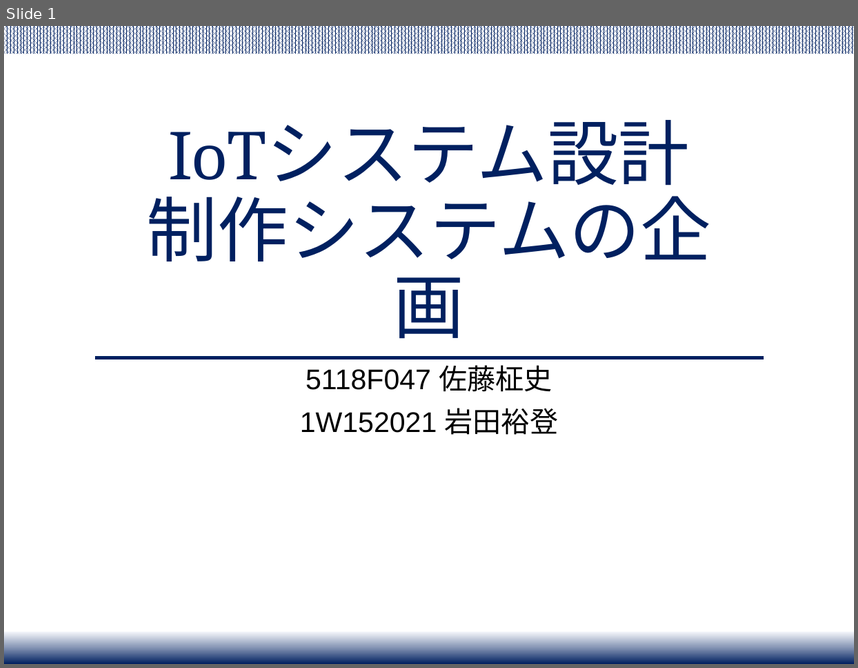
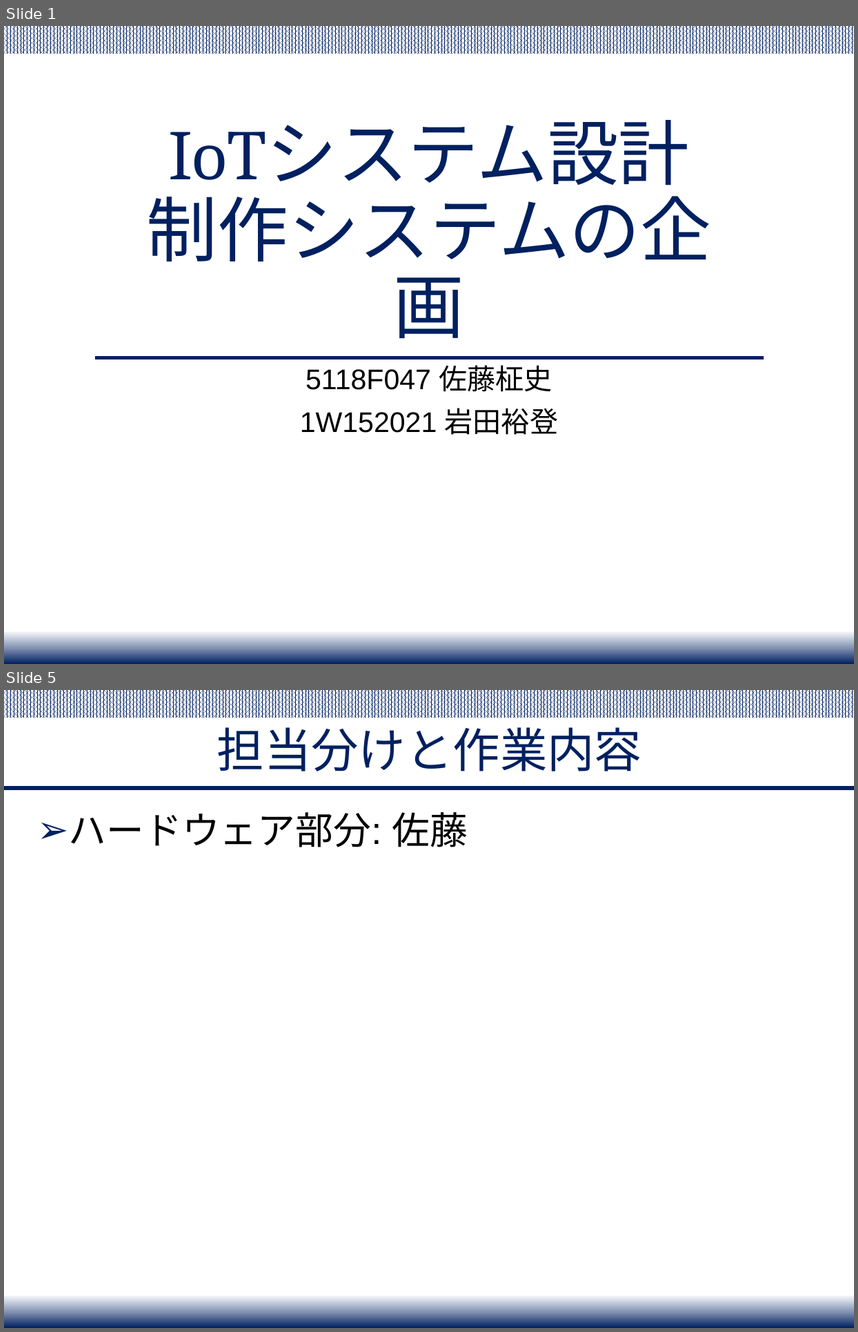
Before and after one commit to Yuchan4342/iot-system-project, a slide deck: presentation/IoT_project_presentation.pptx. Shown one above the other, each under a label of ours: slide 1 before the commit, slides 1 and 5 after it; the slides between them are not shown. The pictures are 858x668 and 858x1332 pixels, drawn with LibreOffice and Linux fonts; fonts in the diff are those of the drawing. Boxes give left, top, right and bottom in pixels: in the first picture for what was removed or moved away, otherwise in the second. Text is boxed around its words. In the diff, an @@ line names an element or a change of style, - is before the commit and + after.

Commit message:
プレゼンの編集 概要、ゲームの流れソフトウェア部分、スケジュールを作成

```diff
--- a/presentation/IoT_project_presentation.pptx
+++ b/presentation/IoT_project_presentation.pptx
@@ slide 5 added at [4,690,854,1328], background #FFFFFF; not listed: 2 template elements that a slide beside it also shows @@
@@ title added at [217,727,642,771], 40 pt, text #002060 @@
+担当分けと作業内容
@@ line added from (4, 788) to (854, 788), #002060 3 pt @@
@@ text added at [69,812,468,847], 32 pt, text #000000 @@
+➢ ハードウェア部分: 佐藤
```
Also in this commit, not shown: 1 slide changed, 3 other slides added.
